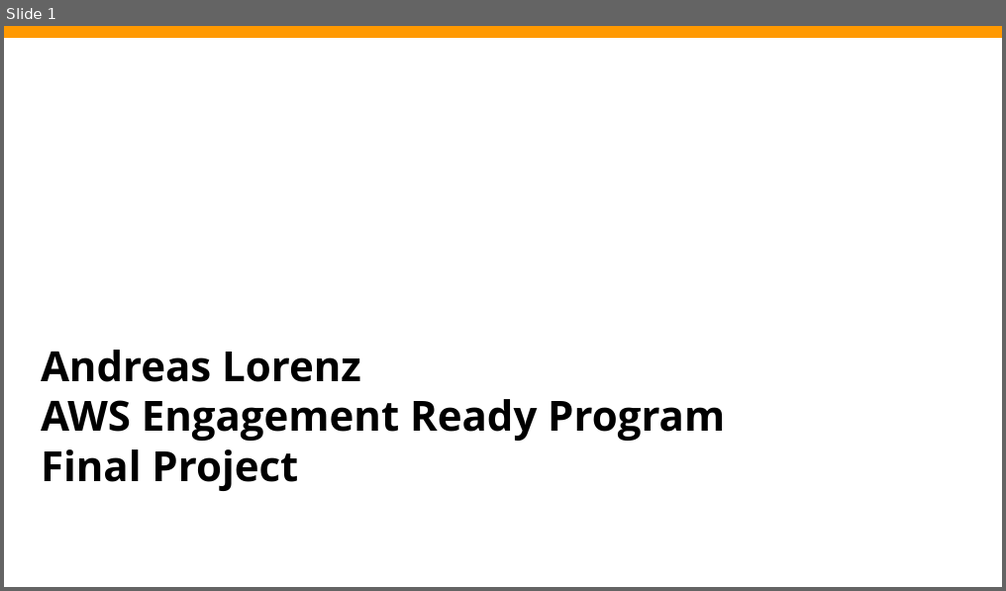
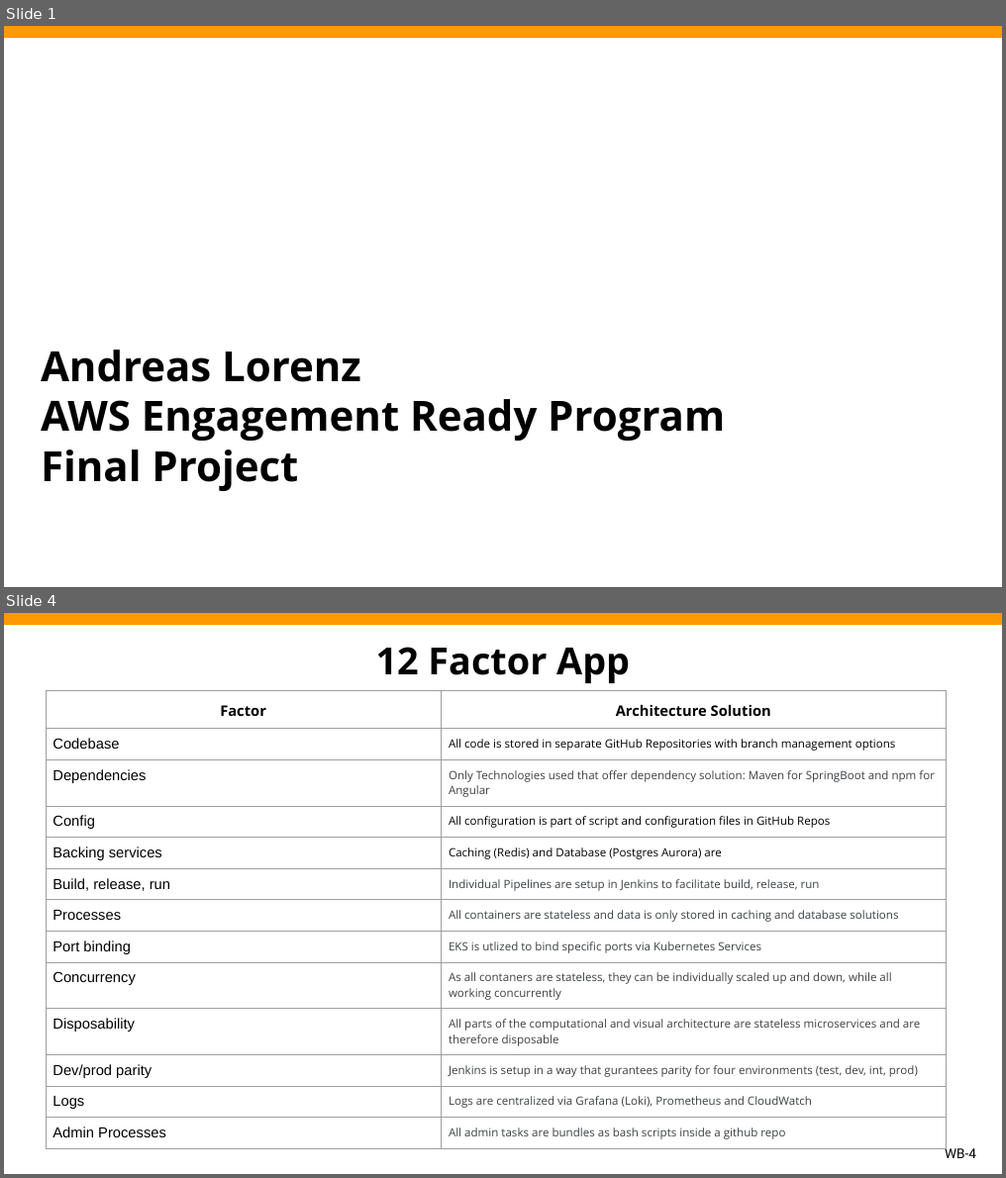
Before and after one commit to xPl1Cit/aws-engagement-ready, a slide deck: AL Final Project Presentation.pptx. Shown one above the other, each under a label of ours: slide 1 before the commit, slides 1 and 4 after it; the slides between them are not shown. The pictures are 1006x591 and 1006x1178 pixels, drawn with LibreOffice and Linux fonts; fonts in the diff are those of the drawing; background and template pictures are left out. Boxes give left, top, right and bottom in pixels: in the first picture for what was removed or moved away, otherwise in the second. Text is boxed around its words. In the diff, an @@ line names an element or a change of style, - is before the commit and + after.

```diff
--- a/AL Final Project Presentation.pptx
+++ b/AL Final Project Presentation.pptx
@@ slide 4 added at box(4, 613, 1002, 1174), background #FFFFFF; not listed: 1 template element that a slide beside it also shows @@
@@ title added at box(376, 647, 630, 683), 36 pt, text #000000, bold @@
+12 Factor App
@@ table added at box(46, 691, 945, 1144), 13 rows, 2 columns @@
+Factor | Architecture Solution
+Codebase | All code is stored in separate GitHub Repositories with branch management options
+Dependencies | Only Technologies used that offer dependency solution: Maven for SpringBoot and npm for Angular
+Config | All configuration is part of script and configuration files in GitHub Repos
+Backing services | Caching (Redis) and Database (Postgres Aurora) are
+Build, release, run | Individual Pipelines are setup in Jenkins to facilitate build, release, run
+Processes | All containers are stateless and data is only stored in caching and database solutions
+Port binding | EKS is utlized to bind specific ports via Kubernetes Services
+Concurrency | As all contaners are stateless, they can be individually scaled up and down, while all working concurrently
+Disposability | All parts of the computational and visual architecture are stateless microservices and are therefore disposable
+Dev/prod parity | Jenkins is setup in a way that gurantees parity for four environments (test, dev, int, prod)
+Logs | Logs are centralized via Grafana (Loki), Prometheus and CloudWatch
+Admin Processes | All admin tasks are bundles as bash scripts inside a github repo
@@ page number added at box(944, 1146, 976, 1158), 13 pt, text #000000 @@
+WB-4
```
Also in this commit, not shown: 3 slides changed, 2 other slides added, 3 slides removed, 1 other file.
